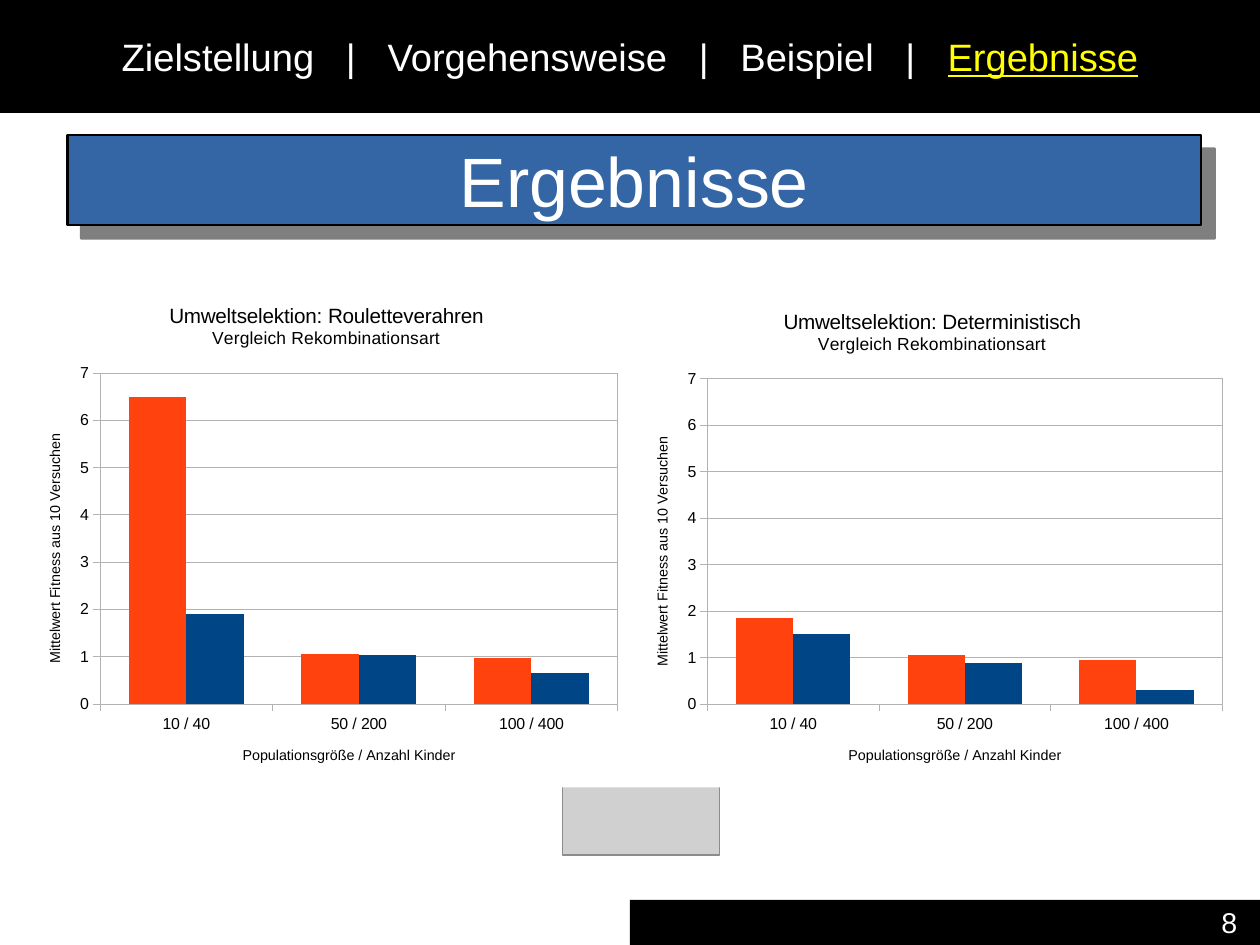
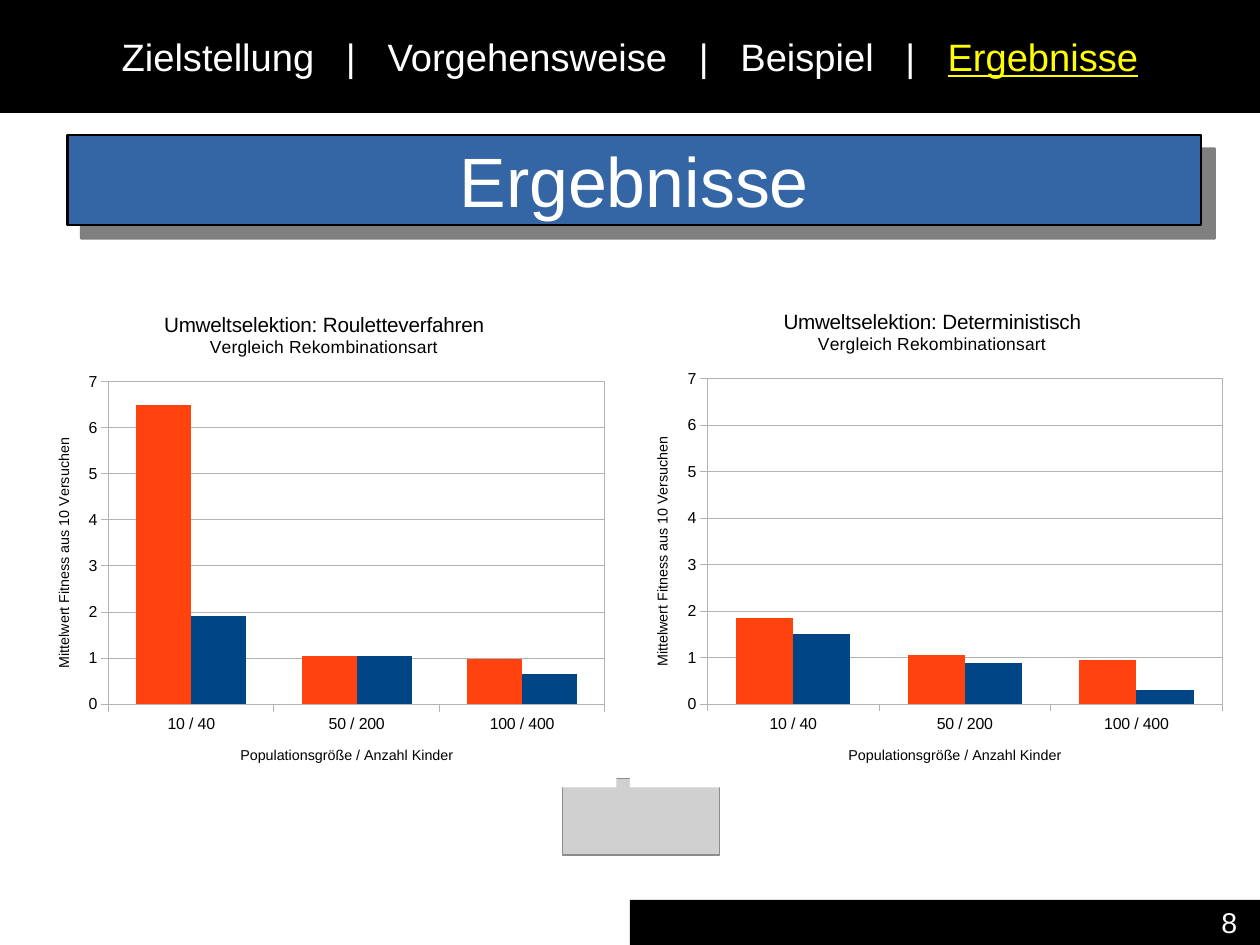
Before and after one commit to Bassbiene/EvolutionProject, a slide deck: slide 8 of src/alg/Dokumente/Praesentation_Evo.odp. Drawn at 1260x945 pixels with LibreOffice and Linux fonts; fonts in the diff are those of the drawing; grey boxes stand for pictures. Boxes give left, top, right and bottom in pixels: in the first picture for what was removed or moved away, otherwise in the second. Text is boxed around its words. In the diff, an @@ line names an element or a change of style, - is before the commit and + after.

```diff
--- a/src/alg/Dokumente/Praesentation_Evo.odp
+++ b/src/alg/Dokumente/Praesentation_Evo.odp
@@ column chart at <box>32,293,617,788</box> @@
@@ title "Umweltselektion: Rouletteverahren Vergleich Rekombinationsart" to "Umweltselektion: Rouletteverfahren Vergleich Rekombinationsart" @@
@@ column chart: place and size @@
-column chart at <box>23,284,630,788</box>
+column chart at <box>32,293,617,788</box>
```
Also in this commit, not shown: 2 other files.
